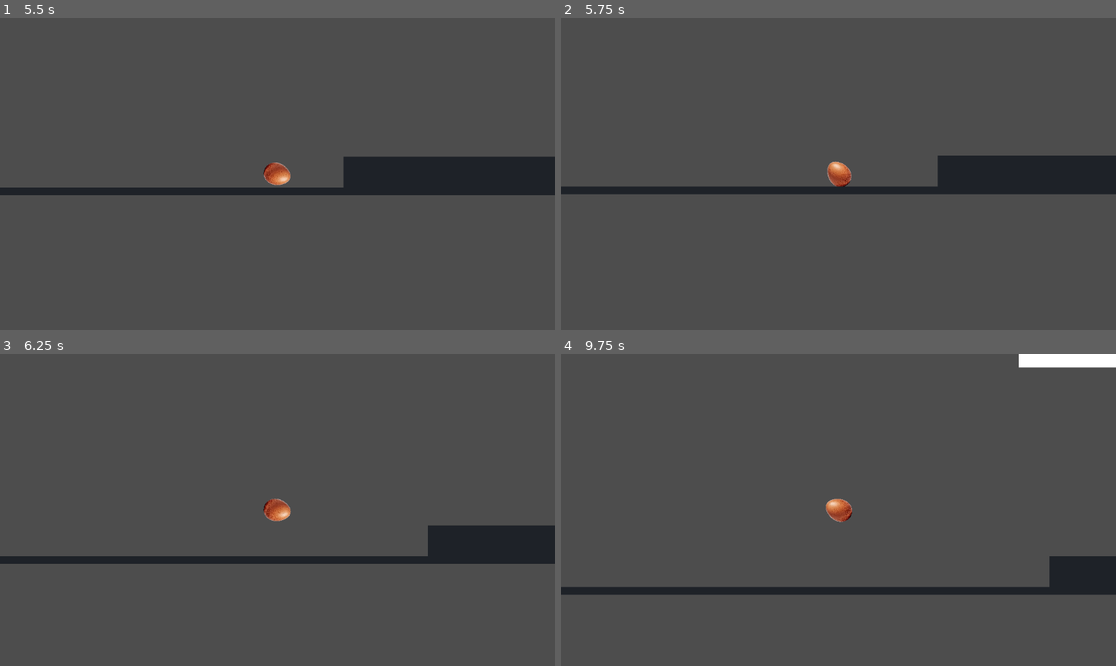
Above: before the commit, frames 1-4 (two rows, left to right).
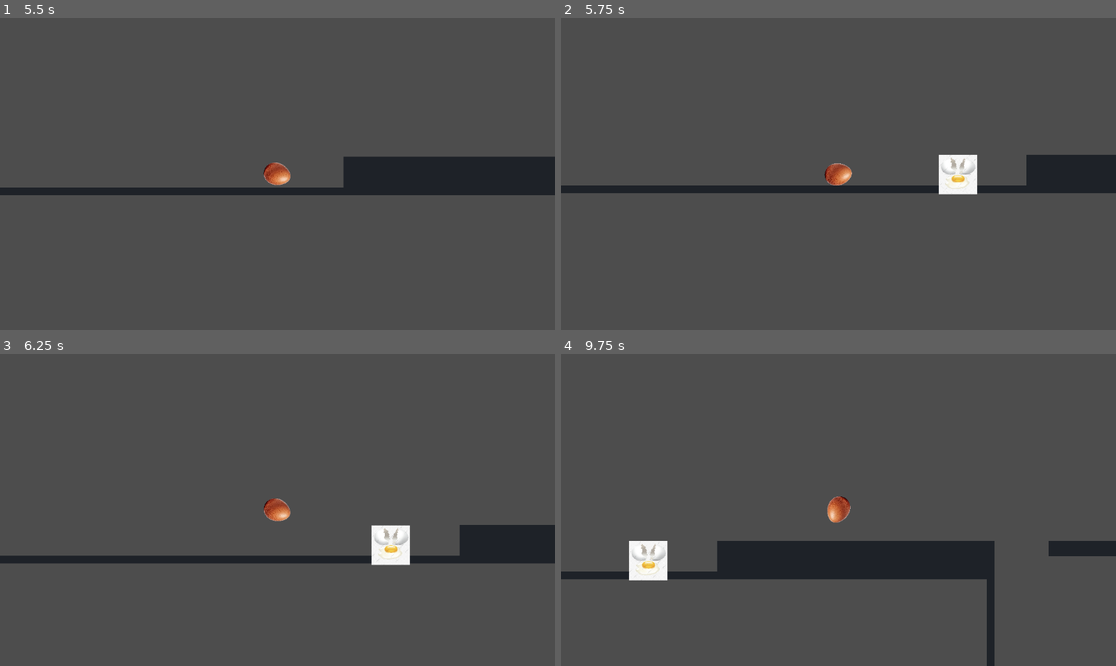
Above: after the commit, the same moments.

Repository: dantoso/LameEggGame
Game: Godot game, scene res://Scenes/StartScreen.tscn
Same seed, same stepped clock (60 frames per second), same inputs: the game is played once before the commit and once after it.
Inputs:
- Up to frame 1 (5.5 s): tap Enter at 0.5 s; hold D (right) 0.53-1.28 s; tap Space (jump) at 0.77, 1.52, 3.02, 3.77, 4.52 s; hold A (left) 1.28-2.03 s; hold D (right) 2.03-3.53 s; hold A (left) from 3.53 s (still down)
- Up to frame 2 (5.75 s): keep holding A (left)
- Up to frame 3 (6.25 s): release A (left) at 5.78 s; hold D (right) from 5.78 s (still down); tap Space (jump) at 6.02 s
- Up to frame 4 (9.75 s): tap Space (jump) at 6.77, 7.52, 9.02 s; release D (right) at 8.03 s; hold A (left) 8.03-9.53 s; hold D (right) from 9.53 s (still down)

Frame 1 is identical in both runs. In frame 2, 2.6% of the frame differs, in the area x 0-100%, y 43-57%; in frame 3, 1.9%; in frame 4, 13%, in the area x 0-100%, y 0-100%.

Commit message:
feat: full game cycle

Diff:
--- a/Scenes/Egg.tscn
+++ b/Scenes/Egg.tscn
@@ -1,12 +1,18 @@
-[gd_scene load_steps=3 format=3 uid="uid://tax4rkv3lfiv"]
+[gd_scene load_steps=4 format=3 uid="uid://tax4rkv3lfiv"]
 
 [ext_resource type="Script" path="res://Scripts/Egg.gd" id="1_kyjc4"]
 [ext_resource type="Texture2D" uid="uid://b1uhj41rd1sj4" path="res://Assets/egg.png" id="2_05c85"]
+[ext_resource type="Texture2D" uid="uid://dyouelehhg3kv" path="res://Assets/brokeneegg.png" id="2_senf0"]
 
 [node name="Egg" type="RigidBody2D"]
 script = ExtResource("1_kyjc4")
 
-[node name="Sprite2D" type="Sprite2D" parent="."]
+[node name="DeadSprite" type="Sprite2D" parent="."]
+position = Vector2(0, 16)
+scale = Vector2(0.0904978, 0.0904978)
+texture = ExtResource("2_senf0")
+
+[node name="Sprite" type="Sprite2D" parent="."]
 position = Vector2(-9.53674e-07, 9.53674e-07)
 scale = Vector2(0.03765, 0.03765)
 texture = ExtResource("2_05c85")
@@ -18,3 +24,5 @@
 
 [node name="Timer" type="Timer" parent="."]
 one_shot = true
+
+[node name="Camera2D" type="Camera2D" parent="."]
--- /dev/null
+++ b/Scenes/Sandbox.gd
@@ -0,0 +1,28 @@
+extends Node2D
+class_name Sandbox
+
+@onready var egg: = $Egg
+var waitingRetry: = false
+var start: = Vector2.ZERO
+
+func _ready() -> void:
+	start = egg.global_position
+
+
+func didDie() -> void:
+	egg.can_sleep = true
+	egg.sleeping = true
+	remove_child(egg)
+	waitingRetry = true
+
+
+func _process(delta: float) -> void:
+	if waitingRetry:
+		if Input.is_anything_pressed():
+			print("respawn")
+			waitingRetry = false
+			egg.global_position = start
+			egg.camera.get_parent().remove_child(egg.camera)
+			egg.add_child(egg.camera)
+			add_child(egg)
+			egg.sleeping = false
--- a/Scenes/Sandbox.tscn
+++ b/Scenes/Sandbox.tscn
@@ -1,6 +1,7 @@
-[gd_scene load_steps=6 format=3 uid="uid://cgkukaii7itko"]
+[gd_scene load_steps=7 format=3 uid="uid://cgkukaii7itko"]
 
 [ext_resource type="Texture2D" uid="uid://bcilnhqohr4pi" path="res://Assets/congrats.png" id="1_0qhhx"]
+[ext_resource type="Script" path="res://Scenes/Sandbox.gd" id="1_3kuqb"]
 [ext_resource type="PackedScene" uid="uid://tax4rkv3lfiv" path="res://Scenes/Egg.tscn" id="1_i15u2"]
 [ext_resource type="Texture2D" uid="uid://bkyi5bbvfofq8" path="res://Assets/Captura de Tela 2024-07-20 às 20.47.18.png" id="2_s2g2w"]
 
@@ -131,7 +132,8 @@
 physics_layer_0/collision_layer = 1
 sources/0 = SubResource("TileSetAtlasSource_ckrie")
 
-[node name="Node2D" type="Node2D"]
+[node name="Sandbox" type="Node2D"]
+script = ExtResource("1_3kuqb")
 
 [node name="TextureRect" type="TextureRect" parent="."]
 offset_left = 320.0
@@ -144,8 +146,6 @@
 position = Vector2(0, -40)
 turnIntensity = 5000.0
 
-[node name="Camera2D" type="Camera2D" parent="Egg"]
-
 [node name="TileMap" type="TileMap" parent="."]
 tile_set = SubResource("TileSet_tcjgg")
 format = 2
--- a/Scripts/Egg.gd
+++ b/Scripts/Egg.gd
@@ -8,16 +8,20 @@
 @export var coyoteTime: = 0.2
 
 @onready var timer: Timer = $Timer
+@onready var deadSprite: Sprite2D = $DeadSprite
+@onready var camera: Camera2D = $Camera2D
+@onready var parent: Sandbox = get_parent()
 
 var prevVelocity: = Vector2.ZERO
 var currentVelocity: = Vector2.ZERO
 var lastCollision: KinematicCollision2D = null
 var canJump: = true
-var isJumping = false
 
 func _ready() -> void:
 	contact_monitor = true
 	max_contacts_reported = 18
+
+	remove_child(deadSprite)
 
 	timer.wait_time = coyoteTime
 	timer.timeout.connect(
@@ -33,7 +37,15 @@
 	if collision:
 		var result: = collision.get_normal().dot(prevVelocity)
 		if result * sign(result) > resistance:
-			print("DEAD: ", result)
+			print("Dead: ", result)
+			remove_child(camera)
+			deadSprite.add_child(camera)
+			deadSprite.global_position = global_position
+			if deadSprite.get_parent():
+				deadSprite.get_parent().remove_child(deadSprite)
+			parent.add_child(deadSprite)
+			can_sleep = true
+			parent.didDie()
 
 
 func _unhandled_input(event: InputEvent) -> void:
Binary file added: Assets/brokeneegg.png
Not shown, added: Assets/brokeneegg.png.import
